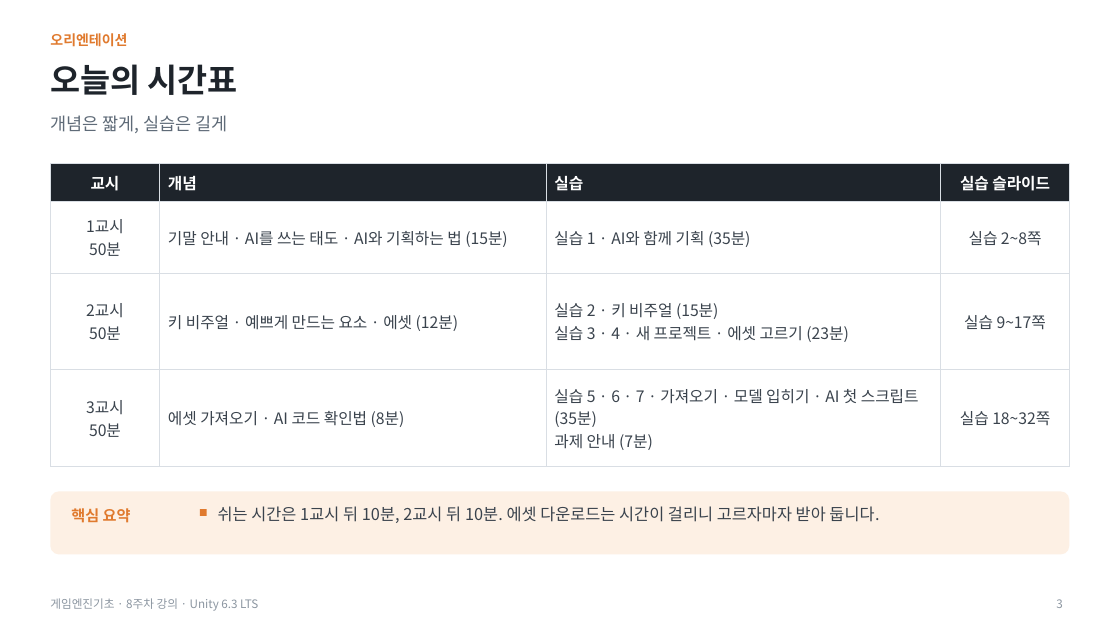
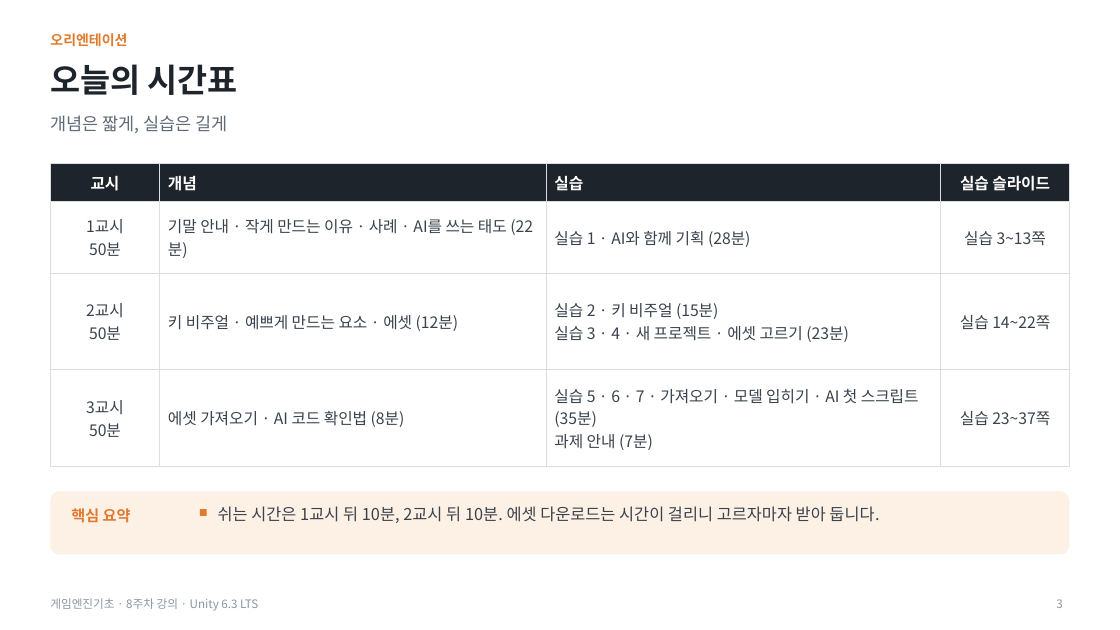
Before and after one commit to iplay-garden/game-engine-basics, a slide deck: slide 3 of 8주차/한국어/게임엔진기초_8주차_오프라인_강의슬라이드.pptx. Drawn at 1120x630 pixels with LibreOffice and Linux fonts; fonts in the diff are those of the drawing. Boxes give left, top, right and bottom in pixels: in the first picture for what was removed or moved away, otherwise in the second. Text is boxed around its words. In the diff, an @@ line names an element or a change of style, - is before the commit and + after.

```diff
--- a/8주차/한국어/게임엔진기초_8주차_오프라인_강의슬라이드.pptx
+++ b/8주차/한국어/게임엔진기초_8주차_오프라인_강의슬라이드.pptx
@@ table at box(50, 164, 1070, 454) @@
-row 2: 1교시 / 50분 | 기말 안내 · AI를 쓰는 태도 · AI와 기획하는 법 (15분) | 실습 1 · AI와 함께 기획 (35분) | 실습 2~8쪽
+row 2: 1교시 / 50분 | 기말 안내 · 작게 만드는 이유 · 사례 · AI를 쓰는 태도 (22분) | 실습 1 · AI와 함께 기획 (28분) | 실습 3~13쪽
-row 3, column 4: 실습 9~17쪽
+row 3, column 4: 실습 14~22쪽
-row 4, column 4: 실습 18~32쪽
+row 4, column 4: 실습 23~37쪽
```
Also in this commit, not shown: 3 other slides changed, 5 slides added, 3 other files.
